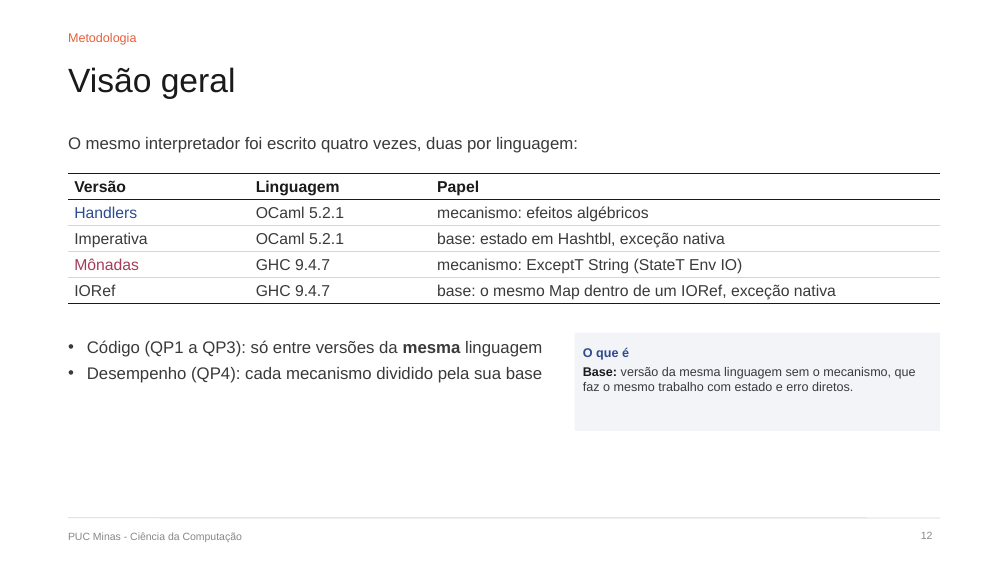
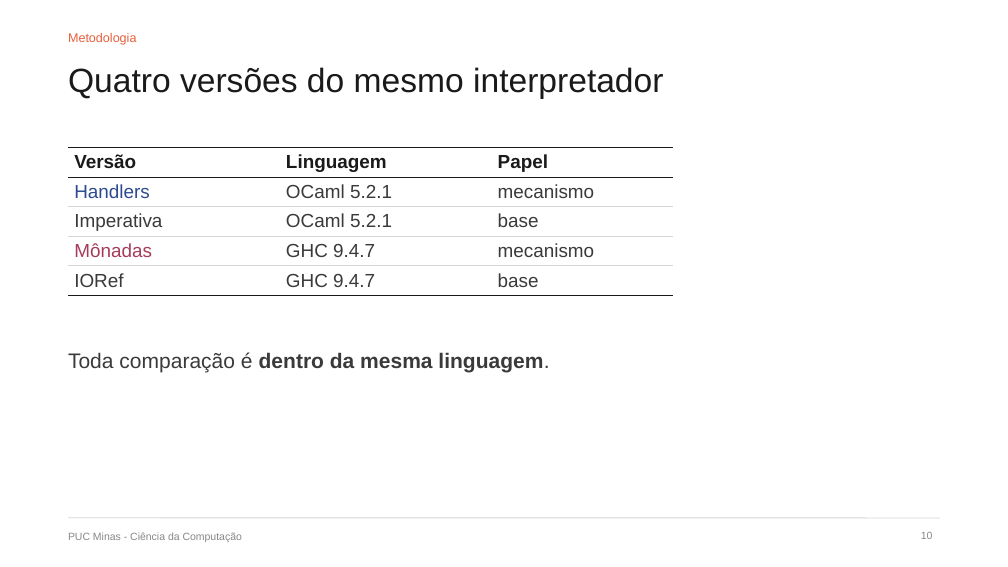
Before and after one commit to DiegoMarchioni/TCC, a slide deck: slide 10 of apresentacao/dissertacao/defesa.pptx (slide 12 before the commit). Drawn at 1008x567 pixels with LibreOffice and Linux fonts; fonts in the diff are those of the drawing. Boxes give left, top, right and bottom in pixels: in the first picture for what was removed or moved away, otherwise in the second. Text is boxed around its words. In the diff, an @@ line names an element or a change of style, - is before the commit and + after.

```diff
--- a/apresentacao/dissertacao/defesa.pptx
+++ b/apresentacao/dissertacao/defesa.pptx
@@ title at [68,67,663,99]: text changed @@
-Visão geral
+Quatro versões do mesmo interpretador
@@ table at [68,147,673,291] @@
-row 2, column 3: mecanismo: efeitos algébricos
+row 2, column 3: mecanismo
-row 3, column 3: base: estado em Hashtbl, exceção nativa
+row 3, column 3: base
-row 4, column 3: mecanismo: ExceptT String (StateT Env IO)
+row 4, column 3: mecanismo
-row 5, column 3: base: o mesmo Map dentro de um IORef, exceção nativa
+row 5, column 3: base
@@ size 15 to 18 pt in "Versão", "Linguagem", "Papel", "Handlers" and 7 more places @@
@@ table: place and size @@
-table at [68,174,940,304]
+table at [68,147,673,291]
@@ text removed at [68,137,578,153] @@
-O mesmo interpretador foi escrito quatro vezes, duas por linguagem:
@@ text added at [68,352,549,373], 20 pt, text #3A3A3A, bold @@
+Toda comparação é dentro da mesma linguagem.
@@ text removed at [87,340,542,383] @@
-• Código (QP1 a QP3): só entre versões da mesma linguagem
-• Desempenho (QP4): cada mecanismo dividido pela sua base
@@ rectangle removed at [575,333,940,431] @@
@@ text removed at [583,348,916,391] @@
-O que é
-Base: versão da mesma linguagem sem o mecanismo, que faz o mesmo trabalho com estado e erro diretos.
@@ page number at [921,532,933,539]: text changed @@
-12
+10
```
Also in this commit, not shown: 21 other slides changed, 3 slides added, 5 slides removed, 3 other files.
